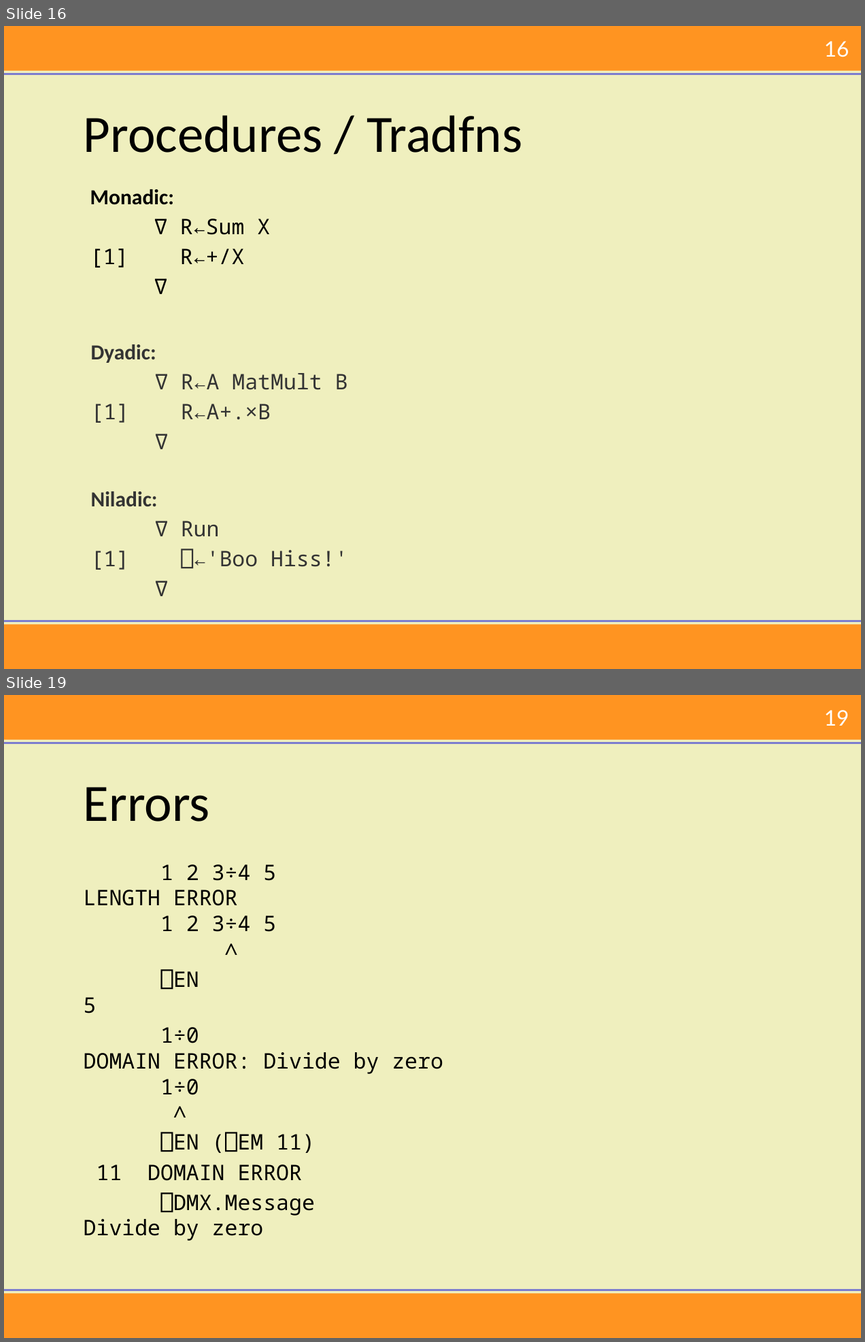
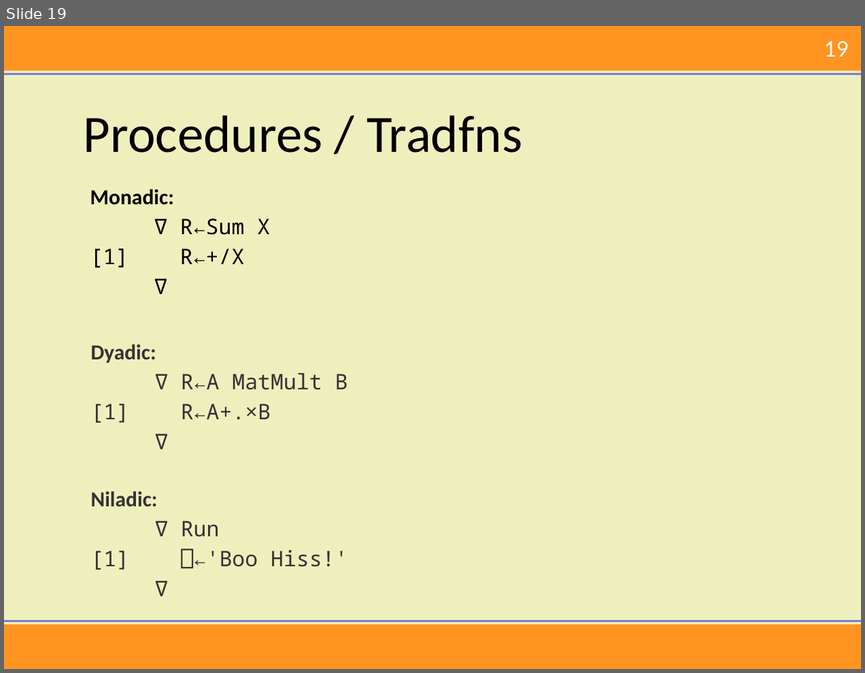
Before and after one commit to mkromberg/ECUST2018, a slide deck: Intro.pptx. Shown one above the other, each under a label of ours: slides 16 and 19 before the commit, slide 19 after it; the slides between them are not shown. The pictures are 865x1342 and 865x673 pixels, drawn with LibreOffice and Linux fonts; fonts in the diff are those of the drawing; background and template pictures are left out. Boxes give left, top, right and bottom in pixels: in the first picture for what was removed or moved away, otherwise in the second. Text is boxed around its words. In the diff, an @@ line names an element or a change of style, - is before the commit and + after.

```diff
--- a/Intro.pptx
+++ b/Intro.pptx
@@ slide 19 removed at (4,695,861,1338), background #EFEFBE; not listed: 5 template elements that a slide beside it also shows @@
@@ title removed at (84,787,210,821) @@
-Errors
@@ text removed at (84,864,443,1240) @@
-1 2 3÷4 5
-LENGTH ERROR
-1 2 3÷4 5
-∧
-⎕EN
-5
-1÷0
-DOMAIN ERROR: Divide by zero
-1÷0
-∧
-⎕EN (⎕EM 11)
-11 DOMAIN ERROR
-⎕DMX.Message
-Divide by zero
@@ what was slide 16 is now slide 19 @@
@@ page number at (824,41,849,57): text changed @@
-16
+19
```
Also in this commit, not shown: 7 slides changed, 5 slides added, 6 other slides removed, 1 other file.
